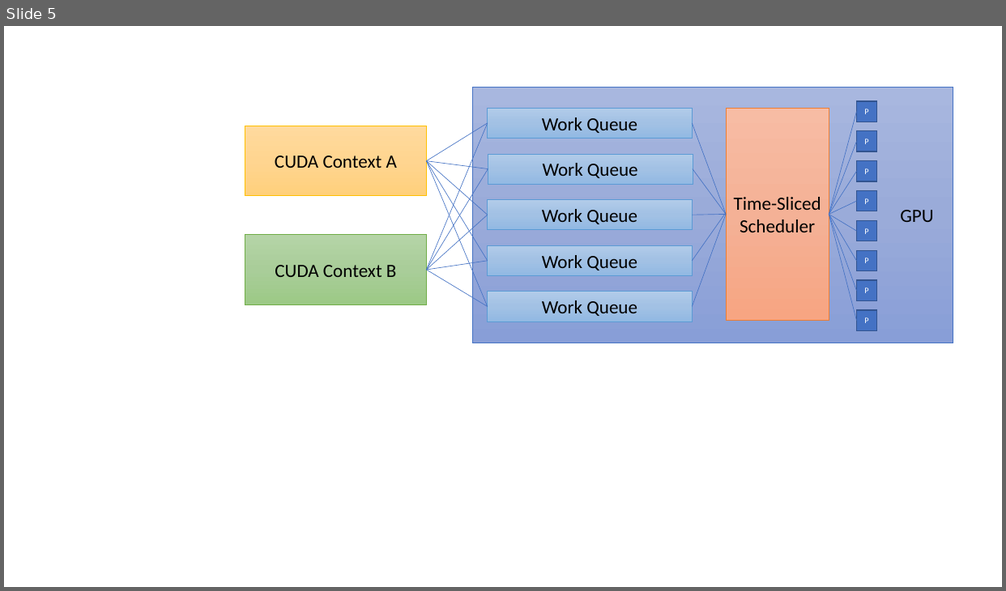
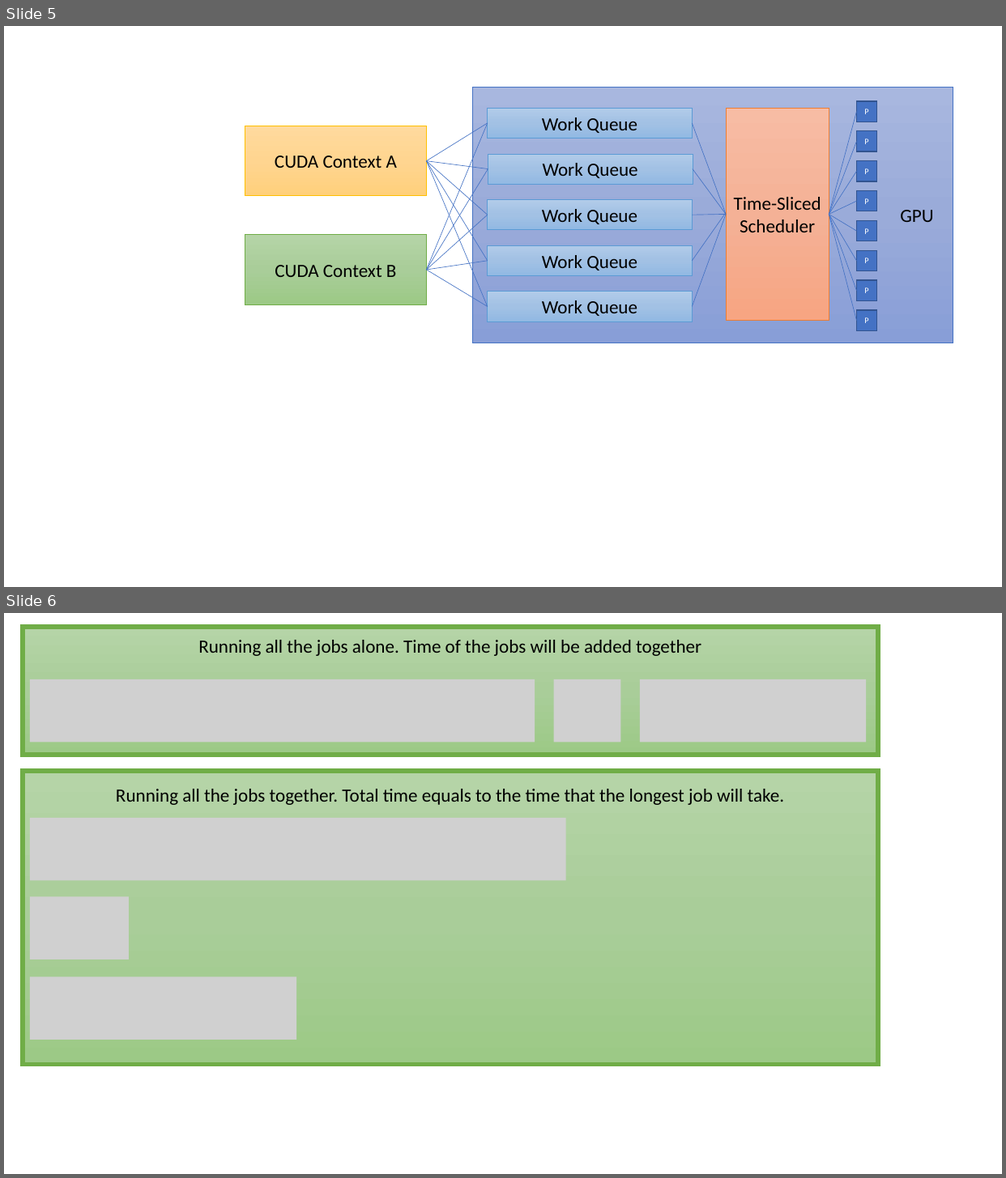
Before and after one commit to Tabrizian/msc-thesis, a slide deck: figs/figures.pptx. Shown one above the other, each under a label of ours: slide 5 before the commit, slides 5 and 6 after it. The pictures are 1006x591 and 1006x1178 pixels, drawn with LibreOffice and Linux fonts; fonts in the diff are those of the drawing; grey boxes stand for pictures. Boxes give left, top, right and bottom in pixels: in the first picture for what was removed or moved away, otherwise in the second. Text is boxed around its words. In the diff, an @@ line names an element or a change of style, - is before the commit and + after.

```diff
--- a/figs/figures.pptx
+++ b/figs/figures.pptx
@@ slide 6 added at <box>4,613,1002,1174</box>, background #FFFFFF @@
@@ rectangle added at <box>23,627,879,755</box>, fill gradient #B5D5A7 to #AACE9A to #9CC987, outline #70AD47 4.5 pt, 18 pt, text #000000 @@
+Running all the jobs alone. Time of the jobs will be added together
@@ picture added at <box>29,679,535,743</box> @@
@@ picture added at <box>553,679,621,743</box> @@
@@ picture added at <box>640,679,866,743</box> @@
@@ rectangle added at <box>23,771,879,1064</box>, fill gradient #B5D5A7 to #AACE9A to #9CC987, outline #70AD47 4.5 pt, 18 pt, text #000000 @@
+Running all the jobs together. Total time equals to the time that the longest job will take.
@@ picture added at <box>29,818,565,881</box> @@
@@ picture added at <box>29,897,128,960</box> @@
@@ picture added at <box>29,977,296,1040</box> @@
```
Also in this commit, not shown: 20 other files.
